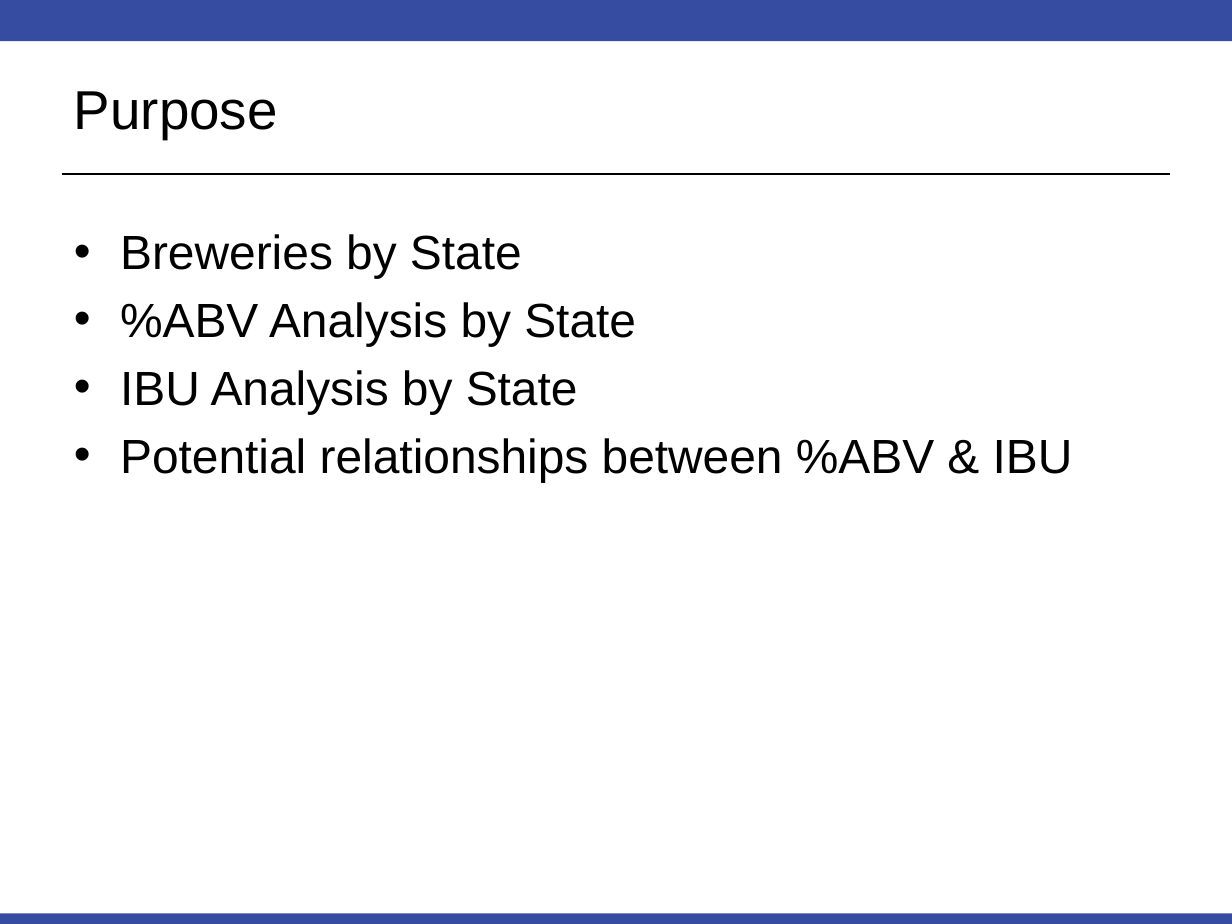
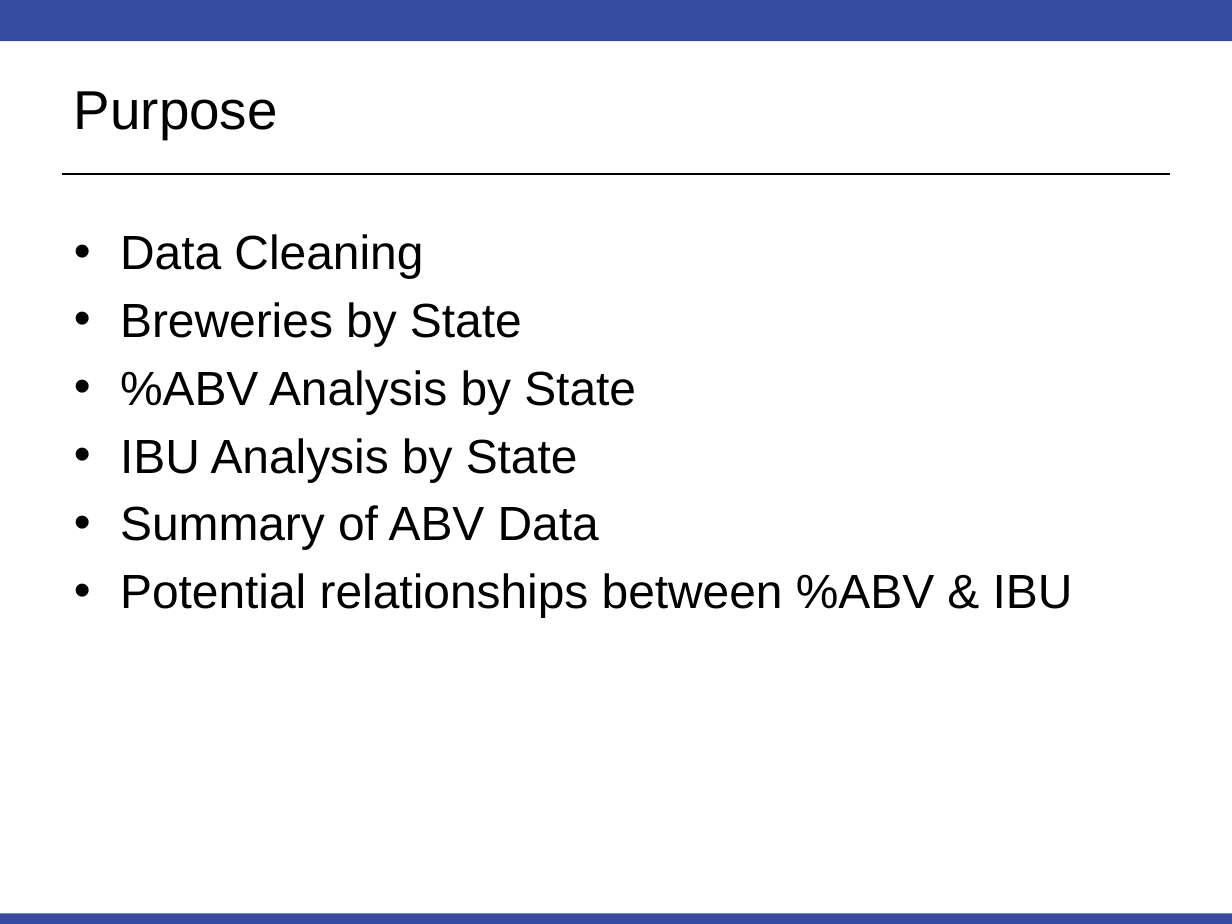
Before and after one commit to RudranilMitra/MSDS_6306_Case-Studies, a slide deck: slide 2 of Case Study 1/Beers & Breweries/EDA/EDA Slide Deck.pptx. Drawn at 1232x924 pixels with LibreOffice and Linux fonts; fonts in the diff are those of the drawing. Boxes give left, top, right and bottom in pixels: in the first picture for what was removed or moved away, otherwise in the second. Text is boxed around its words. In the diff, an @@ line names an element or a change of style, - is before the commit and + after.

```diff
--- a/Case Study 1/Beers & Breweries/EDA/EDA Slide Deck.pptx
+++ b/Case Study 1/Beers & Breweries/EDA/EDA Slide Deck.pptx
@@ text at (x1=120, y1=234, x2=423, y2=278): paragraph added @@
+• Data Cleaning
@@ text at (x1=120, y1=505, x2=599, y2=550): paragraph added @@
+• Summary of ABV Data
```
Also in this commit, not shown: 4 other slides changed, 1 slide added, 1 other file.
